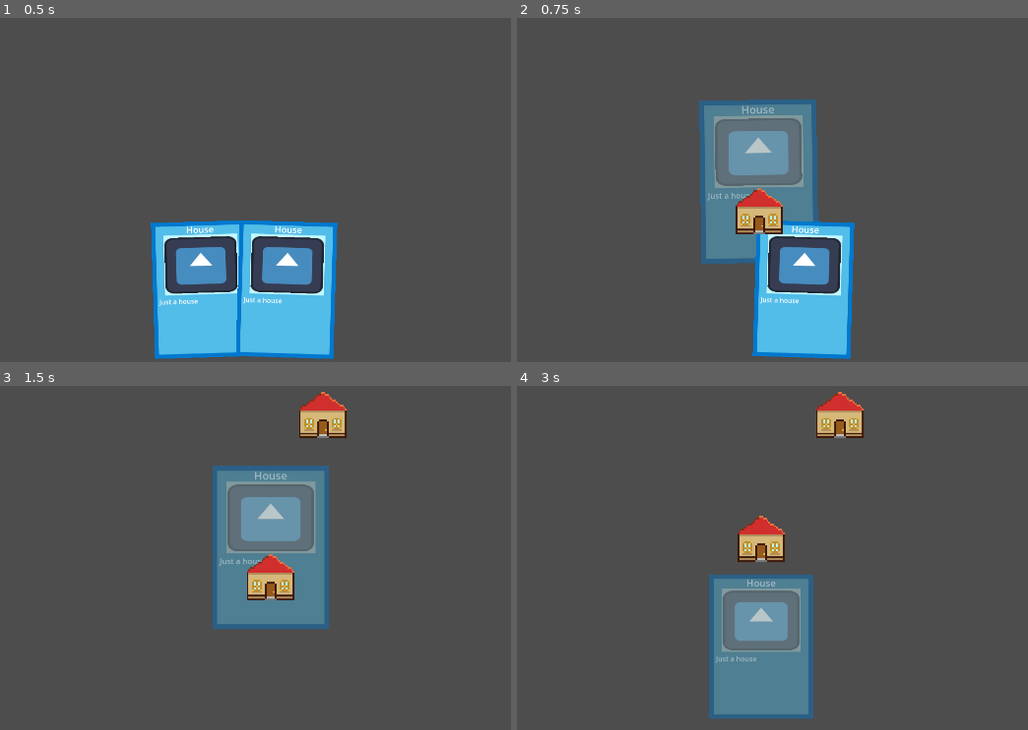
Above: before the commit, frames 1-4 (two rows, left to right).
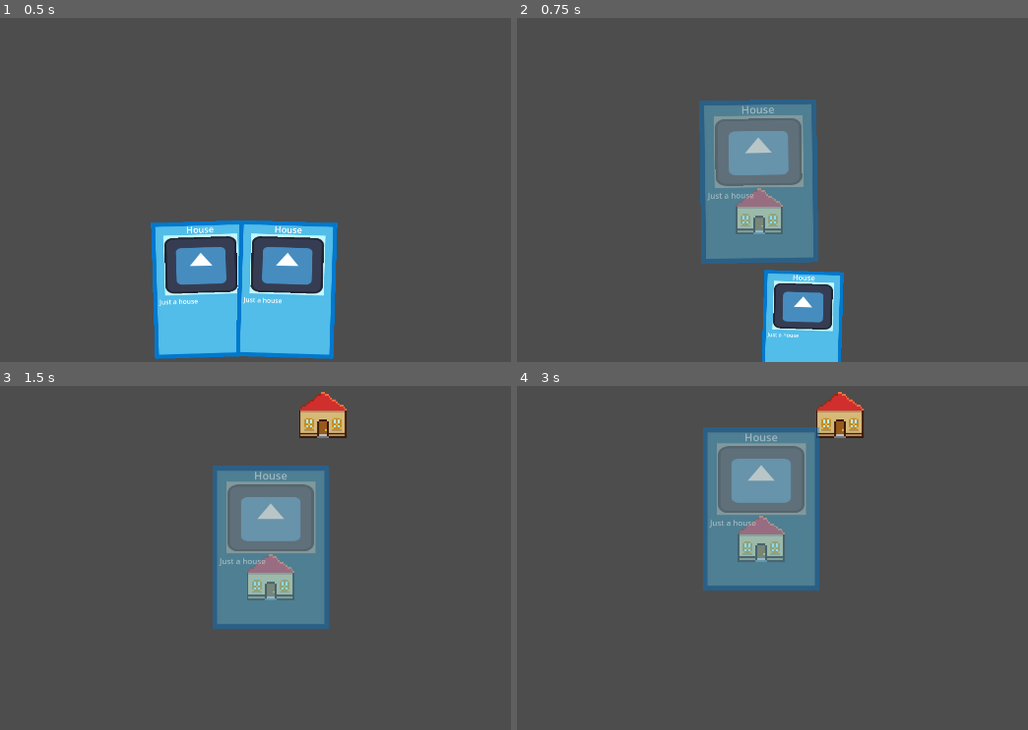
Above: after the commit, the same moments.

Repository: stranker/cardgame
Game: Godot game, scene res://Scenes/test_scene.tscn
Same seed, same stepped clock (60 frames per second), same inputs: the game is played once before the commit and once after it. The engine's default icon, where the game draws it, is replaced by a stand-in: a white triangle on a blue panel in a dark square.
Inputs (mouse positions are in pixels of both pictures, inside the frame that each line leads up to):
- Up to frame 1 (0.5 s): no input
- Up to frame 2 (0.75 s): tap Enter at 0.5 s; drag from (716, 289) to (838, 42) at 0.52 s
- Up to frame 3 (1.5 s): drag from (245, 654) to (321, 410) at 1.27 s
- Up to frame 4 (3 s): move the mouse to (838, 410) at 2.02 s; click (838, 410) at 2.1 s; tap Space at 2.75 s; drag from (721, 595) to (838, 410) at 2.77 s

Frame 1 is identical in both runs. In frame 2, 7.0% of the frame differs, in the area x 42-67%, y 49-100%; in frame 3, 1.0%; in frame 4, 18%, in the area x 36-60%, y 12-97%.

Commit message:
Add signals to CardHolder

Diff:
--- a/CardGame/Managers/construct_manager.gd
+++ b/CardGame/Managers/construct_manager.gd
@@ -16,7 +16,7 @@
 func create_card_object(card : Card):
 	construct_phase = ConstructPhase.CONSTRUCT
 	current_card_object = card.get_object_scene().instantiate()
-	get_tree().root.add_child(current_card_object)
+	get_tree().root.get_node("TestScene/Map").add_child(current_card_object)
 	current_card_object.global_position = card.global_position
 	set_process(true)
 	pass
--- a/CardGame/Objects/Cards/card.gd
+++ b/CardGame/Objects/Cards/card.gd
@@ -9,6 +9,7 @@
 var initial_position : Vector2
 var mid_position : Vector2
 var rotation_factor : float = 0
+var is_highligthed : bool = false
 
 enum MovementState { IDLE, DRAG }
 enum PickState { DISABLED, ENABLED }
@@ -61,6 +62,7 @@
 	pick_state = PickState.DISABLED
 	interact_area.monitoring = false
 	anim.play("Disabled")
+	print_debug("Disabled")
 	pass
 
 func enable():
@@ -81,7 +83,8 @@
 
 
 func _on_interact_mouse_entered():
-	if pick_state == PickState.DISABLED: return
+	if pick_state == PickState.DISABLED or is_highligthed: return
+	is_highligthed = true
 	anim.play("Highlighted")
 	card_highlighted.emit(self)
 	pass # Replace with function body.
@@ -89,9 +92,15 @@
 
 func _on_interact_mouse_exited():
 	if pick_state == PickState.DISABLED: return
-	anim.play_backwards("Highlighted")
+	unhighlight()
+	is_highligthed = false
 	pass # Replace with function body.
 
+
+func unhighlight():
+	if not is_highligthed: return
+	anim.play_backwards("Highlighted")
+	pass
 
 func _on_interact_input_event(viewport, event, shape_idx):
 	if pick_state == PickState.DISABLED: return
--- a/CardGame/Objects/Cards/card.tscn
+++ b/CardGame/Objects/Cards/card.tscn
@@ -7,6 +7,37 @@
 font_size = 22
 
 [sub_resource type="LabelSettings" id="LabelSettings_fakbd"]
+
+[sub_resource type="RectangleShape2D" id="RectangleShape2D_o7baq"]
+size = Vector2(240, 336)
+
+[sub_resource type="Animation" id="Animation_a2js3"]
+resource_name = "Disabled"
+length = 0.2
+tracks/0/type = "value"
+tracks/0/imported = false
+tracks/0/enabled = true
+tracks/0/path = NodePath("Background:position")
+tracks/0/interp = 1
+tracks/0/loop_wrap = true
+tracks/0/keys = {
+"times": PackedFloat32Array(0, 0.2),
+"transitions": PackedFloat32Array(0.5, 1),
+"update": 0,
+"values": [Vector2(0, 0), Vector2(0, 96)]
+}
+tracks/1/type = "value"
+tracks/1/imported = false
+tracks/1/enabled = true
+tracks/1/path = NodePath("Background:scale")
+tracks/1/interp = 1
+tracks/1/loop_wrap = true
+tracks/1/keys = {
+"times": PackedFloat32Array(0, 0.2),
+"transitions": PackedFloat32Array(0.5, 1),
+"update": 0,
+"values": [Vector2(1, 1), Vector2(0.8, 0.8)]
+}
 
 [sub_resource type="Animation" id="Animation_ma6nw"]
 resource_name = "Highlighted"
@@ -63,34 +94,6 @@
 "values": [Vector2(1, 1)]
 }
 
-[sub_resource type="Animation" id="Animation_a2js3"]
-resource_name = "Disabled"
-length = 0.2
-tracks/0/type = "value"
-tracks/0/imported = false
-tracks/0/enabled = true
-tracks/0/path = NodePath("Background:position")
-tracks/0/interp = 1
-tracks/0/loop_wrap = true
-tracks/0/keys = {
-"times": PackedFloat32Array(0, 0.2),
-"transitions": PackedFloat32Array(0.5, 1),
-"update": 0,
-"values": [Vector2(0, 0), Vector2(0, 96)]
-}
-tracks/1/type = "value"
-tracks/1/imported = false
-tracks/1/enabled = true
-tracks/1/path = NodePath("Background:scale")
-tracks/1/interp = 1
-tracks/1/loop_wrap = true
-tracks/1/keys = {
-"times": PackedFloat32Array(0, 0.2),
-"transitions": PackedFloat32Array(0.5, 1),
-"update": 0,
-"values": [Vector2(1, 1), Vector2(0.8, 0.8)]
-}
-
 [sub_resource type="AnimationLibrary" id="AnimationLibrary_amtiw"]
 _data = {
 "Disabled": SubResource("Animation_a2js3"),
@@ -98,14 +101,11 @@
 "RESET": SubResource("Animation_iywdm")
 }
 
-[sub_resource type="RectangleShape2D" id="RectangleShape2D_o7baq"]
-size = Vector2(240, 336)
-
 [node name="Card" type="Node2D" node_paths=PackedStringArray("background", "anim", "interact_area", "card_image", "card_name", "card_description")]
 script = ExtResource("1_n73t1")
 background = NodePath("Background")
 anim = NodePath("Anim")
-interact_area = NodePath("Interact")
+interact_area = NodePath("Background/Interact")
 card_image = NodePath("Background/Control/Image")
 card_name = NodePath("Background/Control/Name")
 card_description = NodePath("Background/Control/Description")
@@ -135,6 +135,7 @@
 offset_bottom = 8.0
 grow_horizontal = 2
 grow_vertical = 2
+mouse_filter = 2
 
 [node name="Name" type="Label" parent="Background/Control"]
 layout_mode = 1
@@ -164,17 +165,17 @@
 text = "Description"
 label_settings = SubResource("LabelSettings_fakbd")
 
+[node name="Interact" type="Area2D" parent="Background"]
+
+[node name="CollisionShape2D" type="CollisionShape2D" parent="Background/Interact"]
+shape = SubResource("RectangleShape2D_o7baq")
+debug_color = Color(0.777447, 0.136132, 1, 0.42)
+
 [node name="Anim" type="AnimationPlayer" parent="."]
 libraries = {
 "": SubResource("AnimationLibrary_amtiw")
 }
 
-[node name="Interact" type="Area2D" parent="."]
-
-[node name="CollisionShape2D" type="CollisionShape2D" parent="Interact"]
-shape = SubResource("RectangleShape2D_o7baq")
-debug_color = Color(0.777447, 0.136132, 1, 0.42)
-
-[connection signal="input_event" from="Interact" to="." method="_on_interact_input_event"]
-[connection signal="mouse_entered" from="Interact" to="." method="_on_interact_mouse_entered"]
-[connection signal="mouse_exited" from="Interact" to="." method="_on_interact_mouse_exited"]
+[connection signal="input_event" from="Background/Interact" to="." method="_on_interact_input_event"]
+[connection signal="mouse_entered" from="Background/Interact" to="." method="_on_interact_mouse_entered"]
+[connection signal="mouse_exited" from="Background/Interact" to="." method="_on_interact_mouse_exited"]
--- a/CardGame/Objects/card_holder.gd
+++ b/CardGame/Objects/card_holder.gd
@@ -26,6 +26,9 @@
 
 func _create_card(data : CardData):
 	var card : Card = card_scene.instantiate() as Card
+	card.card_picked.connect(_on_card_picked)
+	card.card_dropped.connect(_on_card_dropped)
+	card.card_highlighted.connect(_on_card_highlighted)
 	cards_parent.add_child(card)
 	cards.append(card)
 	card.set_data(data)
@@ -50,8 +53,17 @@
 			hand_card.disabled()
 	pass
 
+func _on_card_dropped(card : Card):
+	for hand_card in cards:
+		if card != hand_card:
+			hand_card.enable()
+	pass
+
 func _on_card_highlighted(card : Card):
-	cards_parent.move_child(card, get_child_count() - 1)
+	for hand_card in cards:
+		if card != hand_card:
+			hand_card.unhighlight()
+	cards_parent.move_child(card, cards_parent.get_child_count() - 1)
 	pass
 
 func on_construct_failed(card : Card):
--- a/CardGame/Scenes/test_scene.tscn
+++ b/CardGame/Scenes/test_scene.tscn
@@ -4,5 +4,7 @@
 
 [node name="TestScene" type="Node2D"]
 
+[node name="Map" type="NavigationRegion2D" parent="."]
+
 [node name="CardHolder" parent="." instance=ExtResource("1_jijr5")]
 position = Vector2(960, 896)
